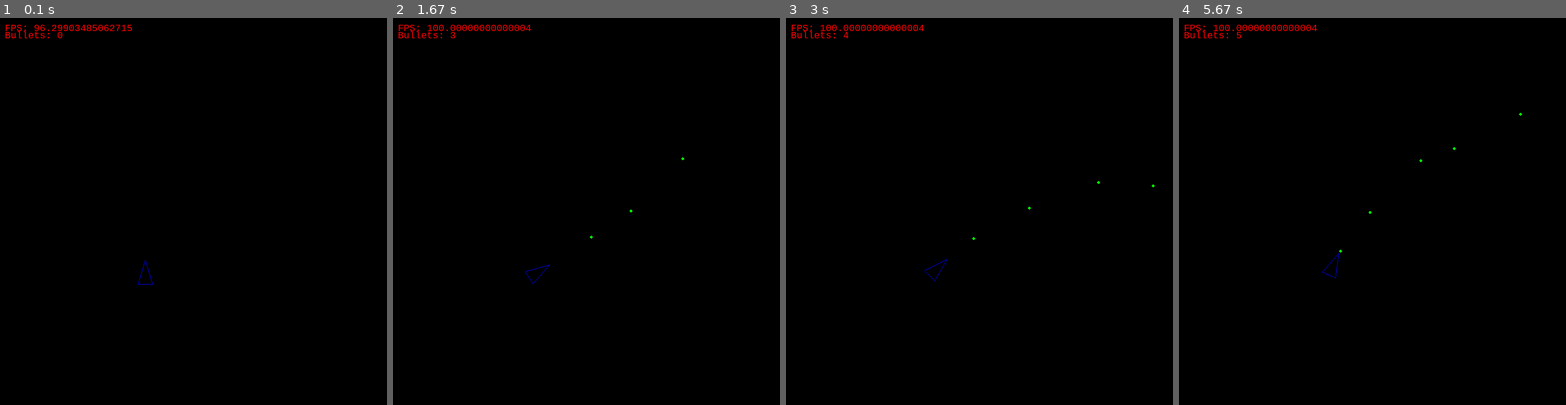
Above: before the commit, frames 1-4 (left to right).
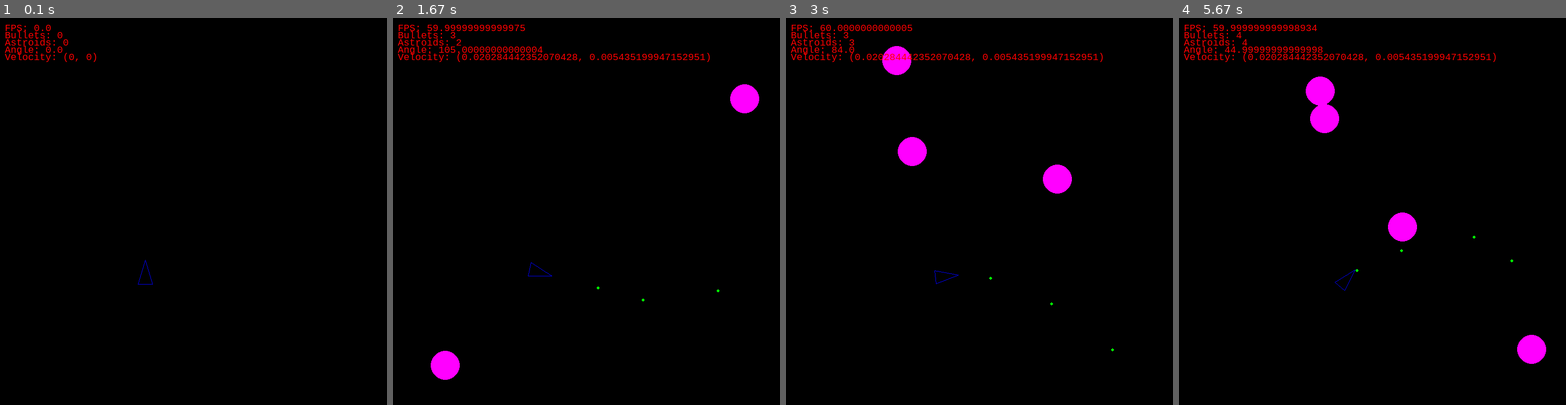
Above: after the commit, the same moments.

Repository: javert42/Astroids-pygame
Game: pygame game, started from game.py
Two runs of this game, one before a commit and one after it. Both use one fixed random seed, a clock stepped at 60 frames per second and the inputs below.
Inputs:
- Up to frame 1 (0.1 s): no input
- Up to frame 2 (1.67 s): hold A 0.33-0.8 s; hold Right 0.33-0.8 s; hold Right 0.83-1.3 s; tap Space at 0.9, 1.2, 1.4 s; tap A at 0.98 s; hold Up 1.33-1.63 s
- Up to frame 3 (3 s): hold Right 1.67-2.13 s; tap Space at 1.73, 2.03, 2.23, 2.53, 2.8 s; hold Left 2.17-2.7 s; tap A at 2.32 s; hold Left from 2.73 s (still down)
- Up to frame 4 (5.67 s): tap Space at 3.1, 3.23, 3.63, 4.03, 4.33, 5.1, 5.4, 5.6 s; release Left at 3.13 s; hold P 3.17-3.53 s; hold Up 3.17-3.53 s; hold Up 3.57-3.93 s; tap A at 3.72, 5.18 s; hold Right 3.97-4.6 s; hold P 5.03-5.5 s; hold Left 5.03-5.5 s; hold Left from 5.53 s (still down)

The runs differ from the first frame. In frame 1, 0.5% of the frame differs, in the area x 1-35%, y 1-12%; in frame 2, 2.0%; in frame 3, 2.1%; in frame 4, 2.9%, in the area x 1-95%, y 1-90%.

Commit message:
Collision detection on bullets and circular astroids.

Diff:
--- a/astroid.py
+++ b/astroid.py
@@ -1,24 +1,35 @@
 import pygame, math
 
-class Astroid:
+class Astroid(pygame.sprite.Sprite):
 
     def __init__(self, pos, velocity):
-        self.width = 30
-        self.height = 30
+        self.radius = 30
+        self.width = self.radius * 2
+        self.height = self.radius * 2
         self.pos = pos
         self.velocity = velocity
         self.color = (255,0,255)
 
-    def advance(self, dtime):
-        x = self.pos[0] + self.velocity[0] * dtime
-        y = self.pos[1] + self.velocity[1] * dtime
-        self.pos = (x,y)
+    def advance(self, screen, dtime):
+        dx = self.velocity[0] * dtime
+        dy = self.velocity[1] * dtime
+        x = self.pos[0] + dx
+        y = self.pos[1] + dy
+        if x < -(self.radius):
+            dx = dx + screen.get_width() + self.radius
+        elif x > screen.get_width() + self.get_width()/2:
+            dx = dx - (screen.get_width() + self.width/2)
+        if y < -self.get_height()/2:
+            dy = dy + screen.get_height() + self.height/2
+        elif y > screen.get_height() + self.height/2:
+            dy = dy - (screen.get_height() + self.height/2)
+        self.pos = (self.pos[0] + dx, self.pos[1] + dy)
 
     def draw(self, screen):
         pygame.draw.circle(screen,
                            self.color,
                            (int(self.pos[0]),int(self.pos[1])),
-                           15)
+                           self.radius)
 
     def get_width(self):
         return self.width
@@ -26,9 +37,7 @@
     def get_height(self):
         return self.height
 
-    def isOffScreen(self, screen):
-        if ((self.pos[0] < -self.get_width()
-                or self.pos[0] > (screen.get_width() + self.get_width()))
-            or (self.pos[1] < -self.get_height()
-                or self.pos[1] > (screen.get_height() + self.get_height()))):
-            return True
+    def does_circle_collide(self, circle):
+        x1,x2,y1,y2 = (self.pos[0], circle.pos[0], self.pos[1], circle.pos[1])
+        r1,r2 = self.radius, circle.radius
+        return math.sqrt( (x1-x2)*(x1-x2) + (y1-y2)*(y1-y2) ) < (r1 + r2)
--- a/bullet.py
+++ b/bullet.py
@@ -1,22 +1,28 @@
 import pygame, math
 
-class Bullet:
+class Bullet(pygame.sprite.Sprite):
 
     def __init__(self, pos, d, v):
+        self.radius = 3
         self.pos = pos
         self.direction = d
-        self.velocity = v
+        self.velocity = (v[0] + math.sin(d)*.5, v[1] + -math.cos(d)*.5)
         self.color = (0,255,0)
 
     def draw(self, screen):
-        pygame.draw.circle(screen, self.color, (int(self.pos[0]),int(self.pos[1])), 3)
+        pygame.draw.circle(screen, self.color, (int(self.pos[0]),int(self.pos[1])), self.radius)
 
     def advance(self, dtime):
-        xd = math.sin( self.direction ) * self.velocity * dtime
-        yd = math.cos( self.direction ) * self.velocity * dtime
-        self.pos = (self.pos[0] + xd, self.pos[1] + yd)
+        x = self.pos[0] + self.velocity[0] * dtime
+        y = self.pos[1] + self.velocity[1] * dtime
+        self.pos = (x,y)
 
     def isOffScreen(self, screen):
         if ((self.pos[0] < 0 or self.pos[0] > screen.get_width())
             or (self.pos[1] < 0 or self.pos[1] > screen.get_height())):
             return True
+
+    def does_circle_collide(self, circle):
+        x1,x2,y1,y2 = (self.pos[0], circle.pos[0], self.pos[1], circle.pos[1])
+        r1,r2 = self.radius, circle.radius
+        return math.sqrt( (x1-x2)*(x1-x2) + (y1-y2)*(y1-y2) ) < (r1 + r2)
--- a/game.py
+++ b/game.py
@@ -2,84 +2,135 @@
 
 import sys, pygame, random, math
 from pygame.locals import *
-import spaceShip, bullet, debugScreen
+import spaceShip, debugScreen
+from astroid import Astroid
+from bullet import Bullet
 
-size = 800,800
-fps_limit = 100
-pygame.init()
-screen = pygame.display.set_mode(size)
-clock = pygame.time.Clock()
-ship = spaceShip.SpaceShip(300,500,(0,0,255))
-keydown = None
-quant = 5
-bullets = []
-debug = debugScreen.DebugScreen(screen)
-fonts = {}
-fonts["pause"] = pygame.font.SysFont("monospace", 40)
-pauseLabel = fonts["pause"].render("PAUSED - Press 'p' to continue", 1, (255,0,0))
+class AstroidGame:
+    def __init__(self):
+        pygame.init()
+        self.load_sounds()
+        self.window_size = 800,800
+        self.fps_limit = 60
+        self.screen = pygame.display.set_mode(self.window_size)
+        self.game_clock = pygame.time.Clock()
+        self.ship = spaceShip.SpaceShip(300,500,(0,0,255))
+        self.keydown = None
+        self.bullets = []
+        self.astroids = []
+        self.debug = debugScreen.DebugScreen(self.screen)
+        self.fonts = {"pause" : pygame.font.SysFont("monospace", 40)}
+        self.labels = {"pause" :
+                self.fonts["pause"]
+                .render("PAUSED - Press 'p' to continue", 1, (255,0,0))}
+        self.paused = False
 
-paused = False
+    def load_sounds(self):
+        self.sounds = {
+            "shot" : pygame.mixer.Sound("shot.wav"),
+            "explode" : pygame.mixer.Sound("explode.wav"),
+        }
 
-def process_key():
-    if (keydown != None and keydown["time"] >= quant):
-        {
-            K_UP    : lambda: ship.accelerate(.001),
-            K_DOWN  : lambda: ship.accelerate(-.001),
-            K_LEFT  : lambda: ship.turn(-1),
-            K_RIGHT : lambda: ship.turn(1),
-        }.get(keydown["key"])()
-        keydown["time"] -= quant
+    def new_astroid(self):
+        r = random.Random()
+        side = r.randint(0,3)
+        if side % 2 == 0:
+            x = self.screen.get_width() * (side / 2)
+            x = x + (side - 1) * 10
+            y = r.randint(0,self.screen.get_height())
+        else:
+            x = r.randint(0,self.screen.get_width())
+            y = self.screen.get_height() * (side / 2)
+            y = y + (side - 2) * 10
+        min_dir = 90*side
+        max_dir = min_dir + 180
+        dir = r.randint(min_dir,max_dir)
+        mult = r.gauss(.2, .05)
+        v_x = math.sin( math.radians(dir) ) * mult
+        v_y = -math.cos( math.radians(dir) ) * mult
+        return Astroid((x,y), (v_x,v_y))
+
+    def process_key(self):
+        if (self.keydown != None):
+            {
+                K_UP    : lambda: self.ship.accelerate(.003),
+                K_LEFT  : lambda: self.ship.turn(3),
+                K_RIGHT : lambda: self.ship.turn(-3),
+            }.get(self.keydown)()
+
+    def run(self):
+        while True:
+            for event in pygame.event.get():
+                if event.type == pygame.QUIT:
+                    sys.exit()
+                elif event.type == KEYDOWN and event.key == K_ESCAPE:
+                    sys.exit()
+                elif event.type == KEYDOWN and event.key == K_q:
+                    sys.exit()
+                elif event.type == KEYDOWN and event.key == K_p:
+                    self.paused = not self.paused
+
+                if self.paused:
+                    continue
+                elif event.type == KEYDOWN and (event.key == K_UP
+                                                or event.key == K_LEFT
+                                                or event.key == K_RIGHT):
+                    self.keydown = event.key
+                elif event.type == KEYUP:
+                    self.keydown = None
+                elif event.type == KEYDOWN and event.key == K_SPACE:
+                    self.sounds["shot"].play()
+                    self.bullets.append(Bullet(self.ship.getGunPosition(),
+                                                 self.ship.getDirection(),
+                                                 self.ship.getVelocity()))
+                elif event.type == KEYDOWN and event.key == K_a:
+                    self.astroids.append(self.new_astroid())
+
+            self.debug.add("FPS: " + str(self.game_clock.get_fps()))
+            self.debug.add("Bullets: " + str(len(self.bullets)))
+            self.debug.add("Astroids: " + str(len(self.astroids)))
+            self.debug.add("Angle: "
+                    + str(math.degrees(self.ship.getDirection())))
+            self.debug.add("Velocity: " + str(self.ship.getVelocity()))
+            self.screen.fill((0,0,0))
+
+            dtime = self.game_clock.tick(self.fps_limit)
+
+            if self.paused:
+                tx = (self.screen.get_width()
+                        - self.labels["pause"].get_width()) / 2
+                ty = (self.screen.get_height()
+                        - self.labels["pause"].get_height()) / 2
+                ty = ty - (self.labels["pause"].get_height() / 2)
+                self.screen.blit(self.labels["pause"], (tx,ty))
+            else:
+                self.process_key()
+                self.ship.advance(self.screen, dtime)
+                self.ship.draw(self.screen)
+
+                for b in self.bullets[:]:
+                    b.advance(dtime)
+                    b.draw(self.screen)
+                    for a in self.astroids:
+                        if b.does_circle_collide(a):
+                            self.bullets.remove(b)
+                            self.sounds["explode"].play()
+                            a.color = (255,255,255)
+                            break #A single bullet should only hit 1 astroid
 
 
-while True:
-    for event in pygame.event.get():
-        if event.type == pygame.QUIT:
-            sys.exit()
-        elif event.type == KEYDOWN and event.key == K_ESCAPE:
-            sys.exit()
-        elif event.type == KEYDOWN and event.key == K_q:
-            sys.exit()
-        elif event.type == KEYDOWN and event.key == K_p:
-            paused = not paused
+                for a in self.astroids:
+                    a.advance(self.screen, dtime)
+                    a.draw(self.screen)
 
-        if paused:
-            continue
-        elif event.type == KEYDOWN and (event.key == K_UP
-                                        or event.key == K_DOWN
-                                        or event.key == K_LEFT
-                                        or event.key == K_RIGHT):
-            keydown = {"key":event.key, "time":quant}
-        elif event.type == KEYUP:
-            keydown = None
-        elif event.type == KEYDOWN and event.key == K_SPACE:
-            bullets.append(bullet.Bullet(ship.getGunPosition(),
-                                         ship.getDirection(),
-                                         ship.getVelocity()-.5))
+                for b in self.bullets[:]:
+                    if b.isOffScreen(self.screen):
+                        self.bullets.remove(b)
 
-    debug.add("FPS: " + str(clock.get_fps()))
-    debug.add("Bullets: " + str(len(bullets)))
-    screen.fill((0,0,0))
-    dtime = clock.tick(fps_limit)
+            self.debug.draw()
+            pygame.display.flip()
+            pygame.display.update()
 
-    if paused:
-        tx = (screen.get_width() - pauseLabel.get_width()) / 2
-        ty = (screen.get_height() - pauseLabel.get_height()) / 2
-        ty = ty - (pauseLabel.get_height() / 2)
-        screen.blit(pauseLabel, (tx,ty))
-    else:
-        process_key()
-        if (keydown != None):
-            keydown["time"] += dtime
-        ship.advance(dtime)
-        ship.draw(screen)
-        for b in bullets:
-            b.advance(dtime)
-            b.draw(screen)
 
-        for b in bullets[:]:
-            if b.isOffScreen(screen):
-                bullets.remove(b)
-
-    debug.draw()
-    pygame.display.flip()
-    pygame.display.update()
+game = AstroidGame()
+game.run()
--- a/spaceShip.py
+++ b/spaceShip.py
@@ -4,7 +4,7 @@
     def __init__(self, x=0, y=0, color=(0,0,255)):
         self.height = 50
         self.width = 30
-        self.velocity = 0
+        self.velocity = (0,0)
         self.direction = 0
         if x < self.width/2:
             x = self.width/2
@@ -14,8 +14,13 @@
         self.pos = (x, y+(self.height/2))
         self.color = color
 
+    def get_width(self):
+        return self.width
+
+    def get_height(self):
+        return self.height
+
     def getGunPosition(self):
-        #FIXME
         return self.pos
 
     def getDirection(self):
@@ -28,12 +33,22 @@
         pygame.draw.polygon(screen, self.color, self.points, 1)
 
     def accelerate(self, val):
-        self.velocity = self.velocity + (-val)
+        self.velocity = (self.velocity[0] + val * math.sin(self.direction),
+                         self.velocity[1] + val * -math.cos(self.direction))
 
-    def advance(self, dtime):
-        xd = math.sin( self.direction ) * self.velocity * dtime
-        yd = math.cos( self.direction ) * self.velocity * dtime
-        self.pos = (self.pos[0] + xd, self.pos[1] + yd)
+    def advance(self, screen, dtime):
+        xd = self.velocity[0] * dtime
+        yd = self.velocity[1] * dtime
+        x,y = (xd + self.pos[0], yd + self.pos[1])
+        if x < -(self.width/2):
+            xd = xd + screen.get_width() + self.width/2
+        elif x > screen.get_width() + self.width/2:
+            xd = xd - (screen.get_width() + self.width/2)
+        if y < -self.height/2:
+            yd = yd + screen.get_height() + self.height/2
+        elif y > screen.get_height() + self.height/2:
+            yd = yd - (screen.get_height() + self.get_height()/2)
+        self.pos = (xd + self.pos[0], yd + self.pos[1])
         new_points = []
         for point in self.points:
             new_point = (point[0] + xd, point[1]+yd)
@@ -48,8 +63,8 @@
             x = point[0] - self.pos[0]
             y = point[1] - self.pos[1]
 
-            x = x * math.cos(rad) + y * math.sin(rad)
-            y = x * (-1* math.sin(rad)) + y * math.cos(rad)
+            x = x * math.cos(-rad) + y * math.sin(-rad)
+            y = x * (-1* math.sin(-rad)) + y * math.cos(-rad)
 
             x = x + self.pos[0]
             y = y + self.pos[1]
Not shown, changed: TODO
Not shown, added: explode.wav
Not shown, added: shot.wav
